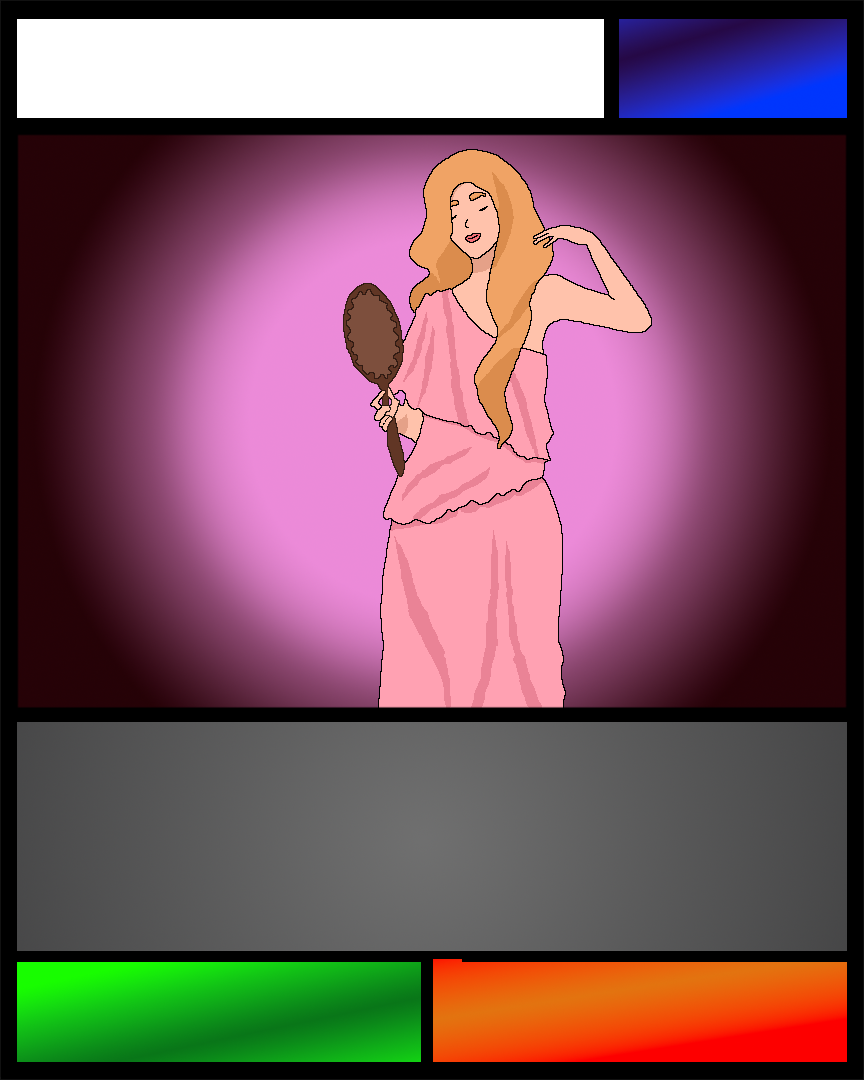
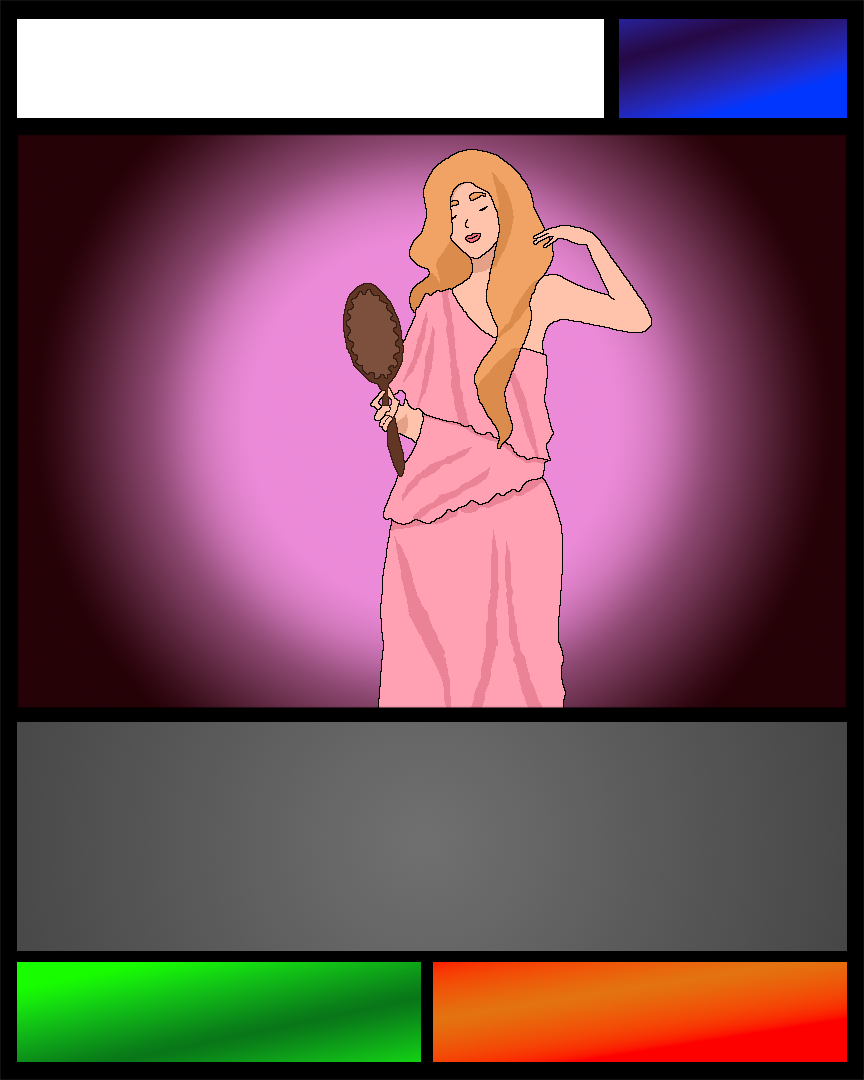
Comparing the layer stacks of the two w=864, h=1080 images. Changes:
renamed "Linie 17" to "Card", painted on it over [433, 959, 462, 962]
